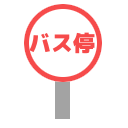
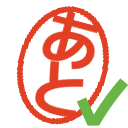
Layered file, before and after one edit (128 × 128). Changes by layer:
removed layer "バス停" over box(29, 32, 95, 54)
removed layer "time8 #1" over box(29, 9, 97, 77)
removed layer "time8" over box(24, 4, 102, 82)
removed layer "time8 #2" over box(55, 81, 70, 119)
showed "✔" over box(76, 78, 128, 126)
added layer "tail1 #10" above "tail1 #9" over box(16, 6, 111, 126)
